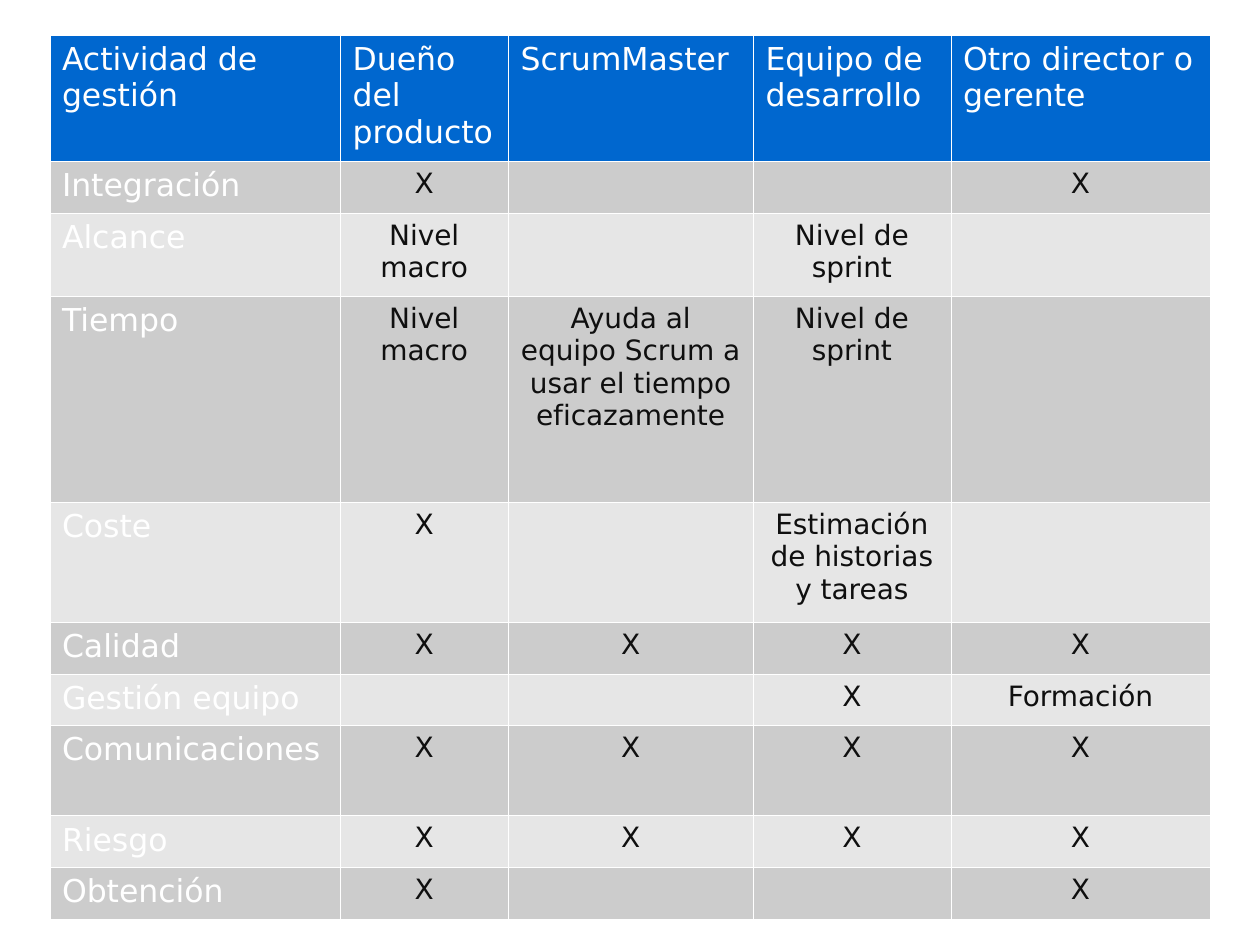
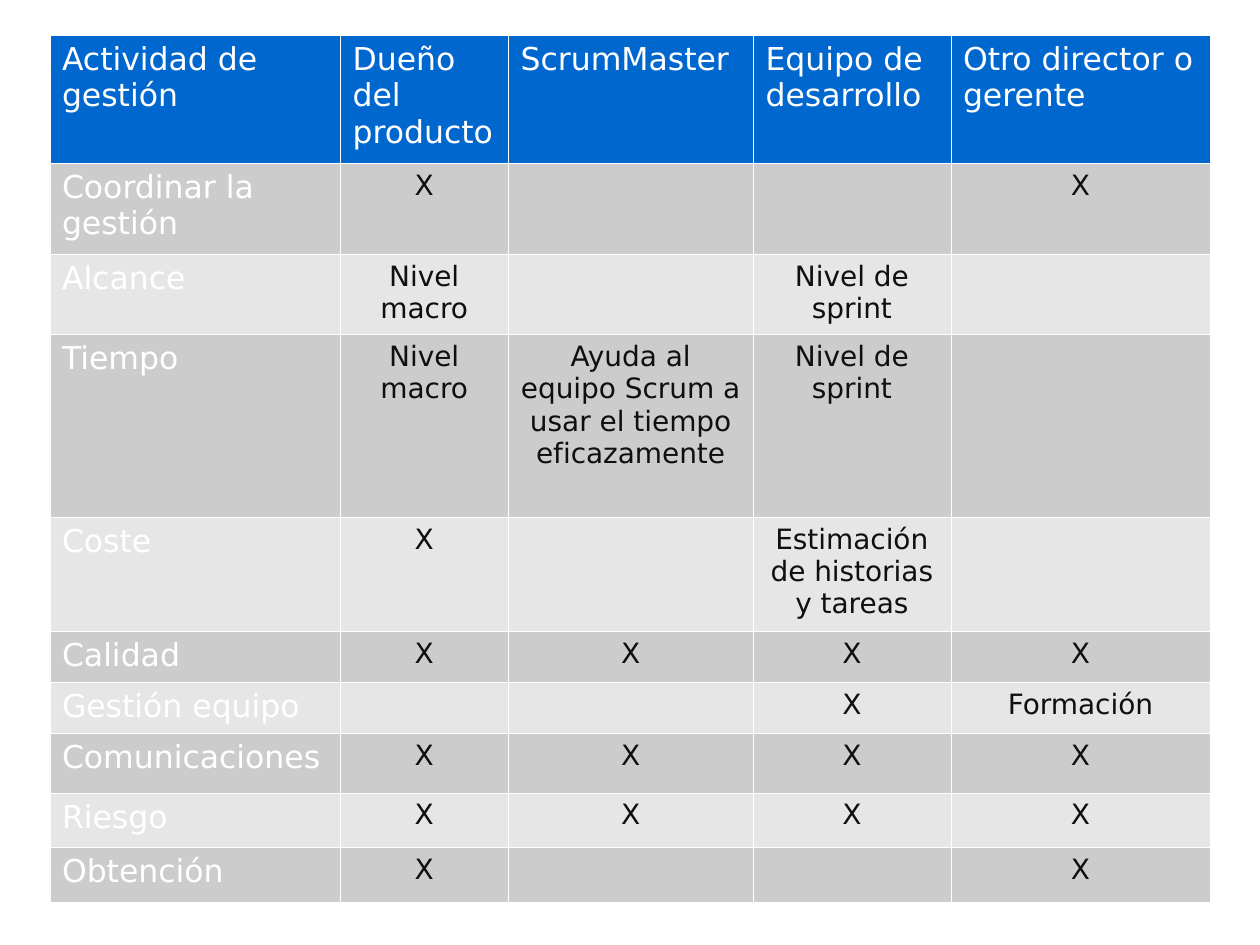
Before and after one commit to UNIZAR-30248-GeProSoft/scrum-slides, a slide deck: slide 33 of 7i_GPS-S09-Scrum-RolesEnDetalle.odp (slide 42 before the commit). Drawn at 1260x945 pixels with LibreOffice and Linux fonts; fonts in the diff are those of the drawing. Boxes give left, top, right and bottom in pixels: in the first picture for what was removed or moved away, otherwise in the second. Text is boxed around its words. In the diff, an @@ line names an element or a change of style, - is before the commit and + after.

```diff
--- a/7i_GPS-S09-Scrum-RolesEnDetalle.odp
+++ b/7i_GPS-S09-Scrum-RolesEnDetalle.odp
@@ table at (49, 35, 1210, 903) @@
-row 2, column 1: Integración
+row 2, column 1: Coordinar la gestión
```
Also in this commit, not shown: 39 other slides changed, 2 slides added, 1 other file.
